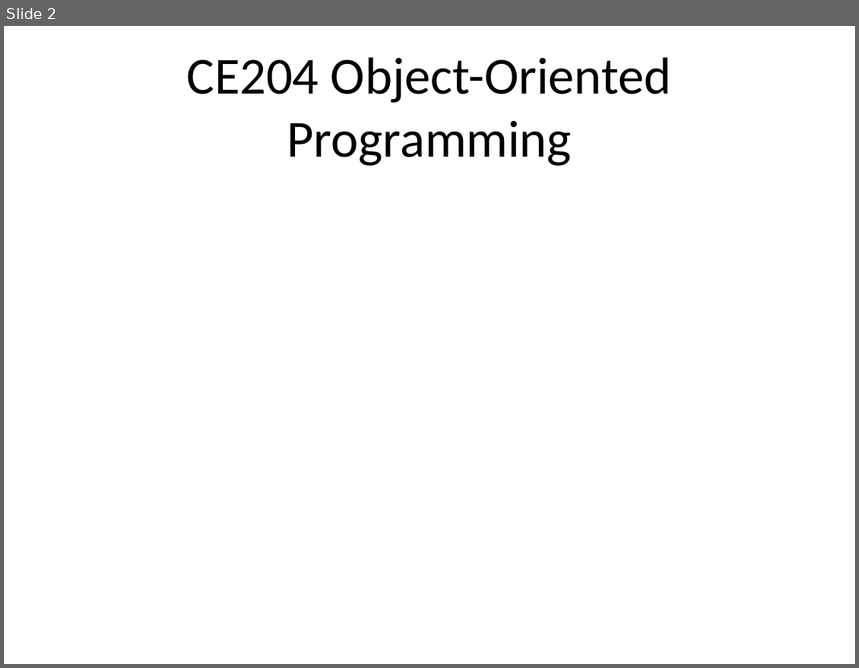
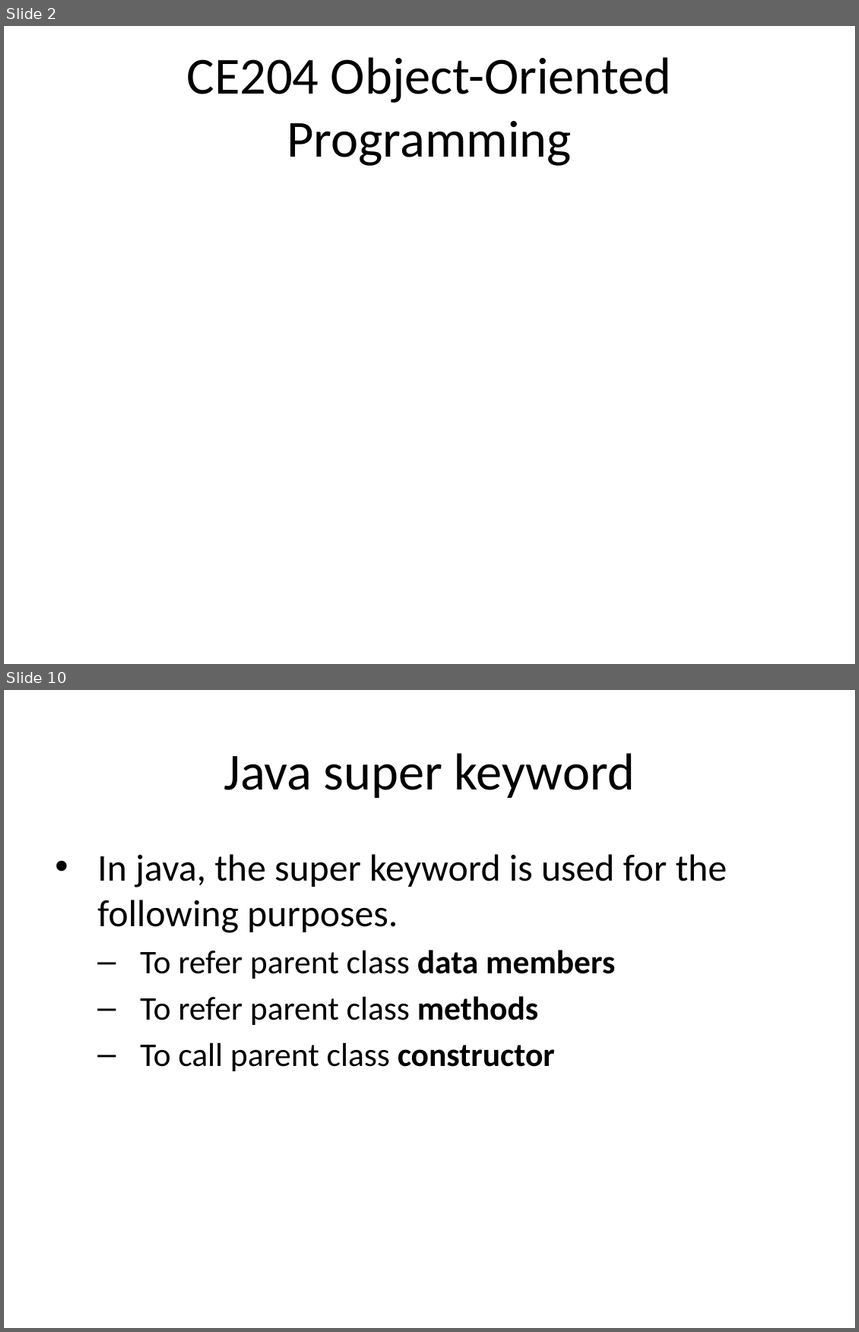
Before and after one commit to ucoruh/ce204-object-oriented-programming, a slide deck: docs/week-2/ce204-week-2.md_word.pptx. Shown one above the other, each under a label of ours: slide 2 before the commit, slides 2 and 10 after it; the slides between them are not shown. The pictures are 859x668 and 859x1332 pixels, drawn with LibreOffice and Linux fonts; fonts in the diff are those of the drawing. Boxes give left, top, right and bottom in pixels: in the first picture for what was removed or moved away, otherwise in the second. Text is boxed around its words. In the diff, an @@ line names an element or a change of style, - is before the commit and + after.

```diff
--- a/docs/week-2/ce204-week-2.md_word.pptx
+++ b/docs/week-2/ce204-week-2.md_word.pptx
@@ slide 10 added at bbox=[4, 690, 855, 1328], background #FFFFFF @@
@@ title added at bbox=[224, 753, 635, 798], 44 pt, text #000000 @@
+Java super keyword
@@ text added at bbox=[97, 854, 728, 1072], 28 pt, text #000000 @@
+• In java, the super keyword is used for the following purposes.
+  – To refer parent class data members
+  – To refer parent class methods
+  – To call parent class constructor
```
Also in this commit, not shown: 2 slides changed, 81 other slides added, 3 slides removed, 18 other files.
